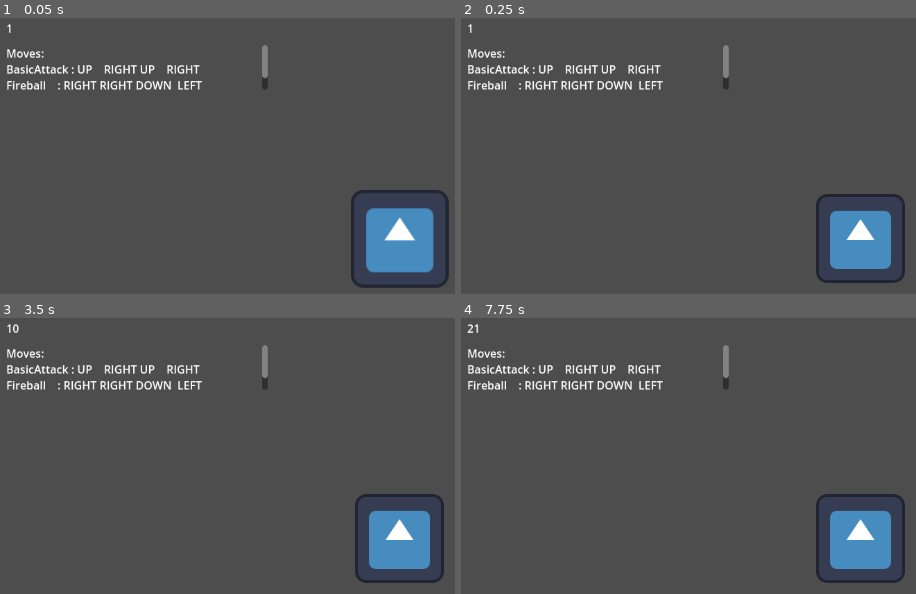
Above: before the commit, frames 1-4 (two rows, left to right).
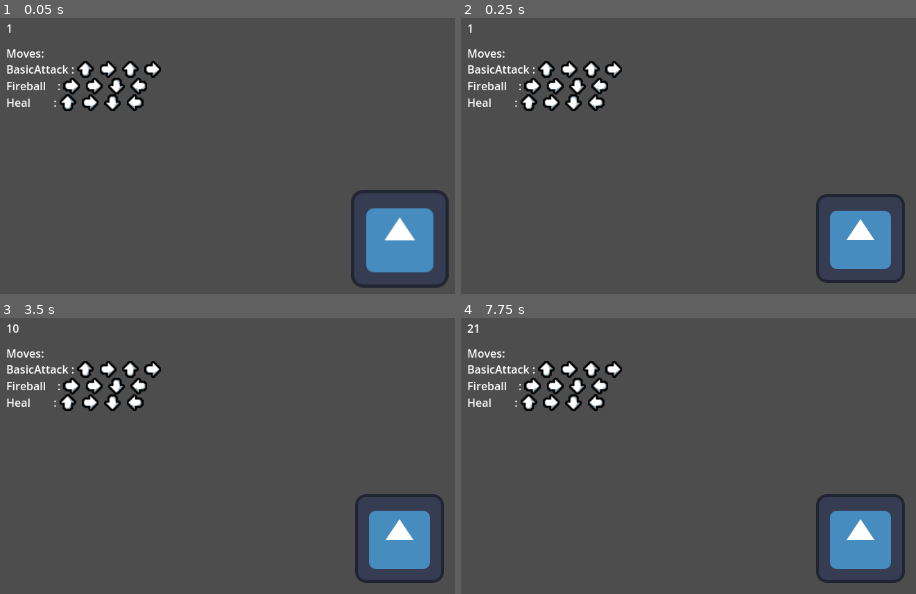
Above: after the commit, the same moments.

Repository: swimdoctor/Dadatothmo
Game: Godot game, scene res://rhythm_visual.tscn
Same seed, same stepped clock (60 frames per second), same inputs: the game is played once before the commit and once after it. This scene is started directly instead of the project's main scene. The engine's default icon, where the game draws it, is replaced by a stand-in: a white triangle on a blue panel in a dark square.
Inputs:
- Up to frame 1 (0.05 s): no input
- Up to frame 2 (0.25 s): no input
- Up to frame 3 (3.5 s): tap Enter at 0.5, 2 s; hold Right (right) 0.53-1.28 s; tap Space at 1.25, 2.75 s; hold Down (down) 1.28-2.03 s; hold Right (right) 2.03-2.78 s; hold Up (up) from 2.78 s (still down)
- Up to frame 4 (7.75 s): tap Enter at 3.5 s; release Up (up) at 3.53 s; hold Left (left) 3.53-5.03 s; tap Space at 4.25 s; hold Down (down) 5.03-5.78 s; hold Right (right) 5.78-6.53 s; hold Up (up) 6.53-7.28 s; hold Right (right) from 7.28 s (still down)

The runs differ from the first frame. In frame 1, 2.6% of the frame differs, in the area x 1-59%, y 9-34%; in frame 2, 2.6%; in frame 3, 2.6%; in frame 4, 2.6%.

Commit message:
Updated Visual Scene for testing
Made the user inputs larger, moves list shown in full now, moves list uses arrows now

Diff:
--- a/Scripts/testingScripts/rhythm_visual.gd
+++ b/Scripts/testingScripts/rhythm_visual.gd
@@ -13,6 +13,17 @@
 	$MovesText.text = "Moves:\n"
 	for move in rhythm.moveInventory:
 		$MovesText.text += move.getString() + "\n"
+
+	var movesText:String = $MovesText.text
+
+	movesText = movesText.replace("UP   ", str("[img=24x24]" + "Images/Test/Arrow0.png" + "[/img] "))
+	movesText = movesText.replace("DOWN ", str("[img=24x24]" + "Images/Test/Arrow1.png" + "[/img] "))
+	movesText = movesText.replace("LEFT ", str("[img=24x24]" + "Images/Test/Arrow3.png" + "[/img] "))
+	movesText = movesText.replace("RIGHT", str("[img=24x24]" + "Images/Test/Arrow2.png" + "[/img] "))
+	# print(movesText)
+
+	$MovesText.text = movesText;
+
 		#print(move.getString())
 
 func _process(delta):
@@ -29,9 +40,9 @@
 
 	image = load("res://Images/Test/Arrow" + str(direction) + ".png")
 
-	$NotePlayedText.add_image(image, 16, 16, Color(1, 1, 1, 1), 0, Rect2(), "note")
+	# $NotePlayedText.add_image(image, 256, 256, Color(1, 1, 1, 1), 0, Rect2(), "note")
 
-	$NotePlayedText.text += ("[img name=note]" + "Images/Test/Arrow" + str(direction) + ".png" + "[/img] ")
+	$NotePlayedText.text += ("[img=32x32]" + "Images/Test/Arrow" + str(direction) + ".png" + "[/img] ")
 	# print("You pressed ", Move.getNoteString(direction), " ", abs(timeFromBeat), " seconds ","early" if (timeFromBeat > 0) else "late")
 
 func moveCompleted(moveName:String):
--- a/rhythm_visual.tscn
+++ b/rhythm_visual.tscn
@@ -48,20 +48,25 @@
 grow_vertical = 2
 
 [node name="NotePlayedText" type="RichTextLabel" parent="Camera2D/Control"]
+texture_filter = 1
+layout_mode = 0
 offset_left = 386.0
-offset_top = 563.87
+offset_top = 459.87
 offset_right = 763.0
-offset_bottom = 628.335
+offset_bottom = 524.335
 bbcode_enabled = true
 text = "Beat:"
 horizontal_alignment = 1
 
 [node name="MovesText" type="RichTextLabel" parent="Camera2D/Control"]
+layout_mode = 0
 offset_left = 8.0
-offset_top = 45.935
+offset_top = 46.0
 offset_right = 385.0
-offset_bottom = 110.4
+offset_bottom = 266.0
+bbcode_enabled = true
 text = "Beat:"
+fit_content = true
 
 [node name="BeatText" type="RichTextLabel" parent="Camera2D/Control"]
 layout_mode = 0
